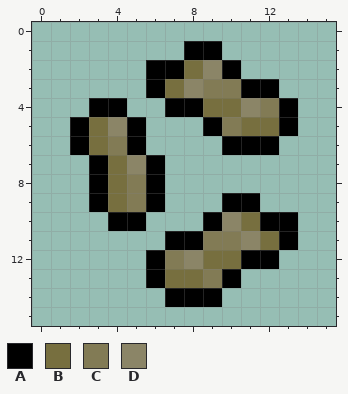
One commit to this pixel-art sprite: objects/farmables/lettuce/lettuceseedicon.png. Above is the file before it was changed.
The file is 16x16 pixels. Colours within 5 levels of each other are drawn and written as one.
Palette (. is transparent): A #000000  B #776f3f  C #827b55  D #8b8567
Pixels before, first column x 2:
 1 ......AA....
 2 ....AABDA...
 3 ....ABDCCAA.
 4 .AA..AABBDCA
 5 ABDA...ACBBA
 6 ABCA....AAA.
 7 .ABDA.......
 8 .ABCA.......
 9 .ABCA...AA..
10 ..AA...ADBAA
11 .....AACCDBA
12 ....ACDBBAA.
13 ....ABBCA...
14 .....AAA....
The result:
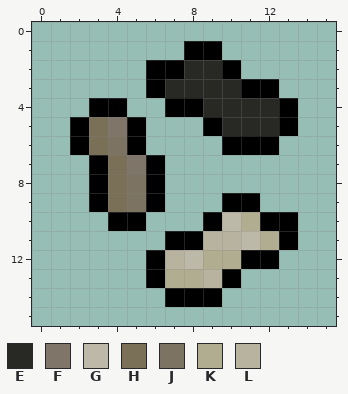
Colours new in this view: E #282825  F #7f7568  G #bdb9a8  H #7a6f57  J #7c7362  K #b1ad91  L #b7b39e
The exact change:
Changed rows in their new state; - is an unchanged pixel.
first column x 3:
 2 -----EE---
 3 ----EEEE--
 4 ------EEEE
 5 HF-----EEE
 6 HJ--------
 7 -HF-------
 8 -HJ-------
 9 -HJ-------
10 -------GK-
11 ------LLGK
12 ----LGKK--
13 ----KKL---
